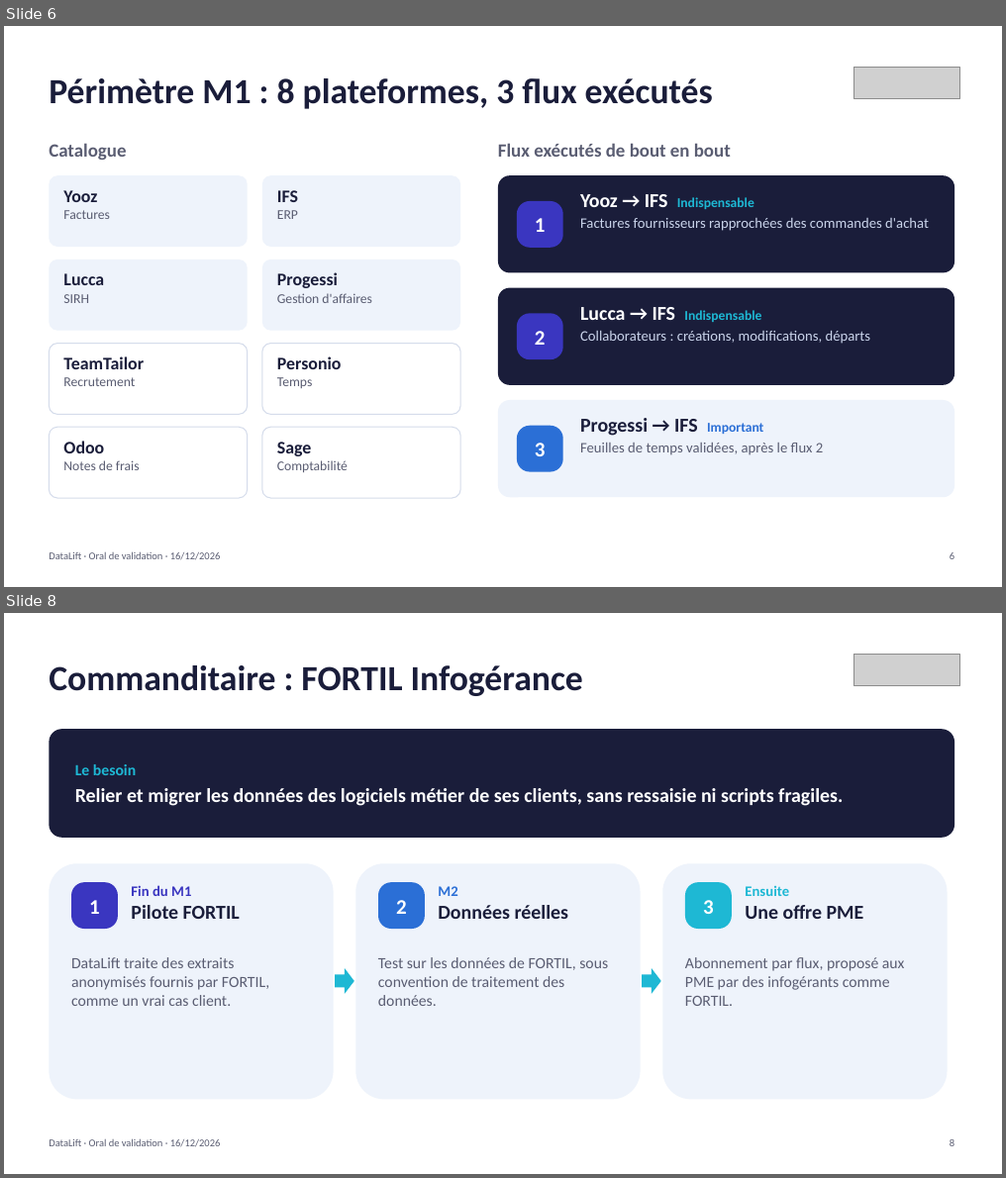
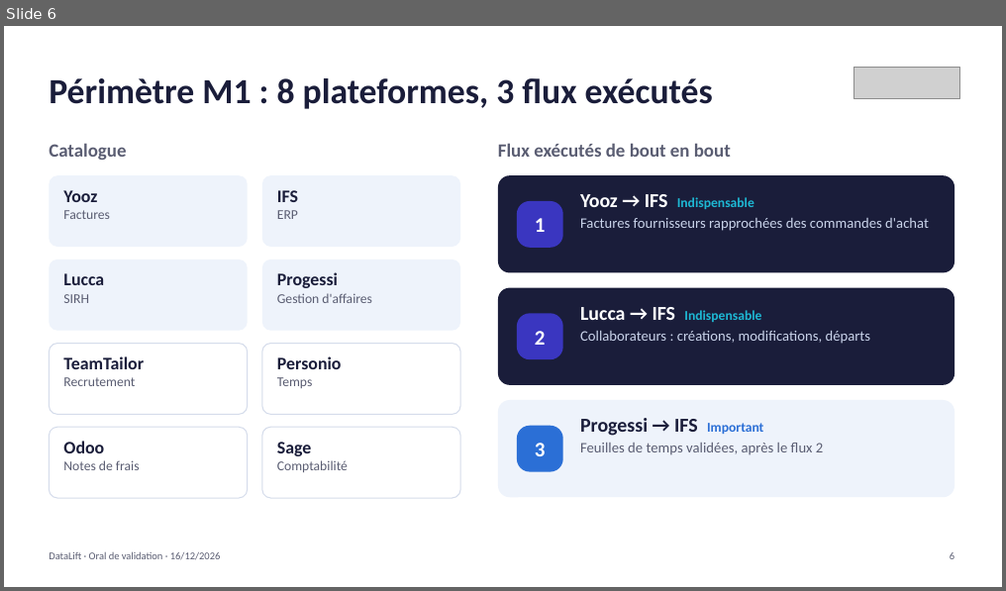
Before and after one commit to youcefaddou/datalift-modules, a slide deck: docs/oral/DataLift_oral_validation_16-12-2026.pptx. Shown one above the other, each under a label of ours: slides 6 and 8 before the commit, slide 6 after it; the slides between them are not shown. The pictures are 1006x1178 and 1006x591 pixels, drawn with LibreOffice and Linux fonts; fonts in the diff are those of the drawing; grey boxes stand for pictures. Boxes give left, top, right and bottom in pixels: in the first picture for what was removed or moved away, otherwise in the second. Text is boxed around its words. In the diff, an @@ line names an element or a change of style, - is before the commit and + after.

```diff
--- a/docs/oral/DataLift_oral_validation_16-12-2026.pptx
+++ b/docs/oral/DataLift_oral_validation_16-12-2026.pptx
@@ slide 8 removed at (4,613,1002,1174), background #FFFFFF @@
@@ text removed at (49,665,583,696) @@
-Commanditaire : FORTIL Infogérance
@@ picture removed at (853,655,960,685) @@
@@ rounded rectangle removed at (49,729,954,838) @@
@@ text removed at (75,764,843,806) @@
-Le besoin
-Relier et migrer les données des logiciels métier de ses clients, sans ressaisie ni scripts fragiles.
@@ rounded rectangle removed at (49,863,334,1100) @@
@@ rounded rectangle removed at (355,863,641,1100) @@
@@ rounded rectangle removed at (662,863,947,1100) @@
@@ rounded rectangle removed at (71,882,118,929) @@
@@ text removed at (89,900,100,914) @@
-1
@@ text removed at (131,885,240,919) @@
-Fin du M1
-Pilote FORTIL
@@ rounded rectangle removed at (378,882,425,929) @@
@@ text removed at (396,900,407,914) @@
-2
@@ text removed at (438,886,569,919) @@
-M2
-Données réelles
@@ rounded rectangle removed at (685,882,732,929) @@
@@ text removed at (703,900,714,914) @@
-3
@@ text removed at (745,886,864,919) @@
-Ensuite
-Une offre PME
@@ text removed at (71,958,269,1006) @@
-DataLift traite des extraits anonymisés fournis par FORTIL, comme un vrai cas client.
@@ right arrow removed at (335,968,354,994) @@
@@ text removed at (378,958,608,1006) @@
-Test sur les données de FORTIL, sous convention de traitement des données.
@@ right arrow removed at (642,968,661,994) @@
@@ text removed at (685,958,905,1006) @@
-Abonnement par flux, proposé aux PME par des infogérants comme FORTIL.
@@ text removed at (49,1139,221,1148) @@
-DataLift · Oral de validation · 16/12/2026
@@ text removed at (949,1140,954,1147) @@
-8
```
Also in this commit, not shown: 11 slides changed.
